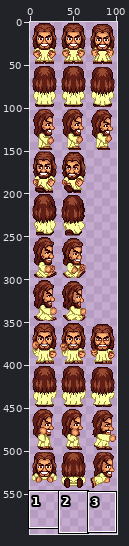
Two states of a sprite sheet, res/Jesus.png. The picture above shows the old version from afar; the outline marks the close-up.
Close-up. Before the edit:
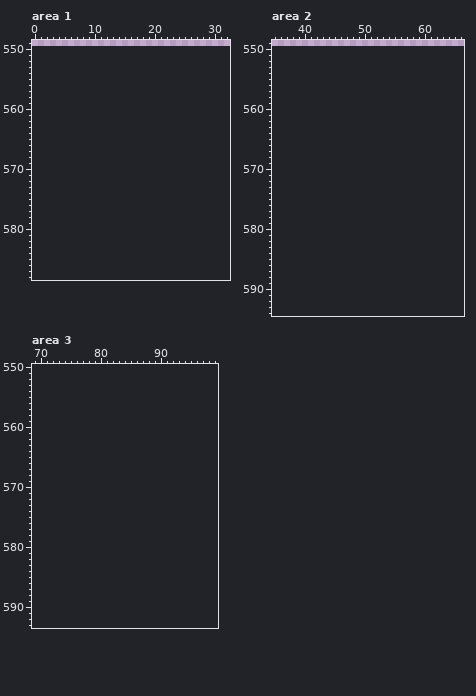
The file is 102x550 pixels. Shown: area 1: x 0..32, y 549..588; area 2: x 35..66, y 549..594; area 3: x 69..99, y 550..593. The old version is drawn lined up with the new one, on the new canvas. The wide view leaves out empty margins. The commit also changed other parts of the picture, which this record leaves out.
New version:
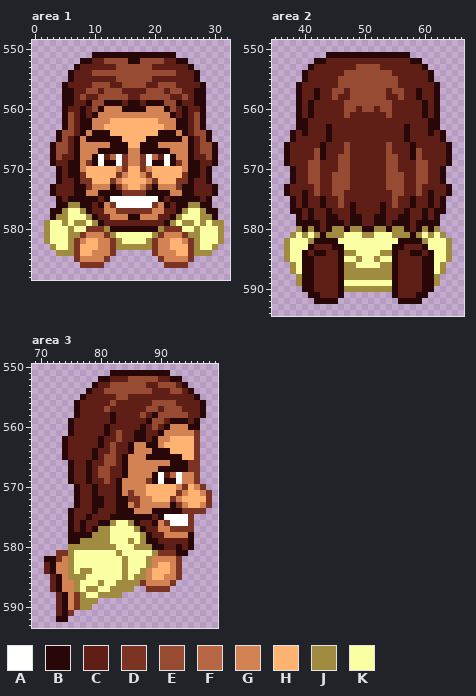
Palette (. is transparent): A #fffffe  B #270707  C #5f1f17  D #7b3323  E #974b33  F #b76743  G #d38353  H #ffb373  J #a08b40  K #faffa3
The edit:
canvas 102x550 -> 102x600
Changed rows in their new state; - is an unchanged pixel.
Area 1:
first column x 2:
551 --------BBBBBBBBBBBBBB--------
552 ------BBCCEEEEBBEEEECCBB------
553 -----BCCCCCCEEEEEECCCCCCB-----
554 ----BCCCEEEEEEEEEEEEEECCCB----
555 ----BCCCCCCCEEEEEECCCCCCCB----
556 ---BCCCCEEECCEEEECCEEECCCCB---
557 ---BBCCEECEEECCCCEEECEECCBB---
558 ---BBCECCEEEEECCEEEEECCECBB---
559 ---BBCCBEEBBBCBBCBBBEEBCCBB---
560 ---BCCBCEBGGGBBBBGGGBECBCCB---
561 ---BECBCBGGGGGGGGGGGGBCBCEB---
562 ---BECBBGGGHHHHHHHHGGGBBCEB---
563 ---BECBBGGHHHHHHHHHHGGBBCEB---
564 --BEECBGBBBHHHHHHHHBBBGBCEEB--
565 --BECBGBBBBBBHHHHBBBBBBGBCEB--
566 -BEECBGGGGGBBBHHBBBGGGGGBCEEB-
567 -BEECBGGGBBBBBGGBBBBBGGGBCEEB-
568 -BECCBGGBACFADGGDAFCABGGBCCEB-
569 -BCCBBGDBABBADGGDABBABDGBBCCB-
570 --BCBBGHHHHHGDHHDGHHHHHGBBCB--
571 --BCBBDHHHHHDGHHGDHHHHHDBBCB--
572 --BCCBDDHHHDGHHHHGDHHHDDBCCB--
573 -BCCCBBDGGGBDGHHGDBGGGDBBCCCB-
574 -BCCCBBGGBBBBDDDDBBBBGGBBCCCB-
575 --BCBBBBBCBAAAAAAAABCBBBBBCB--
576 --BBJJBBCBGDAAAAAADGBCBBJJBB--
577 -BBJKKJBCCGGDDDDDDGGCCBJKKJBB-
578 -BJJKKKJBCCGGGBBGGGCCBJKKKJJB-
579 JKKJKJJKJBCCCCCCCCCCBJKJJKJKJJ
580 JKKKJKKDDDJBBBBBBBBJDDDKKJKKKJ
581 JKKKJJDGGGDJKKKKKKJDGGGDJJKKKJ
582 JKKKJDGHHGGDJKKKKJDGGHHGDJKKKJ
583 -JKKJDHHHGGDJJJJJJDGGHHHDJKKJ-
584 --JJJDHHGGGD------DGGGHHDJJJ--
585 -----DGGGGD--------DGGGGD-----
586 ------DDDD----------DDDD------
Area 2:
first column x 37:
551 -------BBBBBBBBBBBBBB-------
552 -----BBCCCCCCCCCCCCCCBB-----
553 ----BCCCCCCCEEEECCCCCCCB----
554 ---BCCCCCCEEEEEEEECCCCCCB---
555 ---BCCCCCEEEEEEEEEECCCCCB---
556 --BCCCCCCEEEEEEEEEECCCCCCB--
557 --BCCBCCEECEEEEEECEECCBCCB--
558 --BCCBCCECCEEEEEECCECCBCCB--
559 --BCBCCCCCEEEEEEEECCCCCBCB--
560 --BCBCCCCCEECEECEECCCCCBCB--
561 --BCBCCCCCECCCCCCECCCCCBCB--
562 --BBCCCCCCCCCCCCCCCCCCCCBB--
563 --BBCCCBCCCCCCCCCCCCBCCCBB--
564 -BCBCCCBCCCCCCCCCCCCBCCCBCB-
565 -BCCCCCBCCCCCCCCCCCCBCCCCCB-
566 BCCCCCBCCCECCCCCCECCCBCCCCCB
567 BCCCCEBCCCECCCCCCECCCBECCCCB
568 BCCCCEBCCEECCCCCCEECCBECCCCB
569 BCCCEECCCEECCCCCCEECCCEECCCB
570 -BCCEECCCEECCCCCCEECCCEECCB-
571 -BCCEECCEEECCCCCCEEECCEECCB-
572 -BCCEECCEEECCCCCCEEECCEECCB-
573 BCCCCECCEEECCCCCCEEECCECCCCB
574 BCCBCECCEECCCCCCCCEECCECBCCB
575 -BCBCCBCCECCCCCCCCECCBCCBCB-
576 -BCBCCBCCECBCCCCBCECCBCCBCB-
577 -BBCBCCBCCCBCCCCBCCCBCCBCBB-
578 --BCBCCBBCCBBCCBBCCBBCCBCB--
579 --BBBBCBBBCBBCCBBCBBBCBBBB--
580 --JBJBCBJJBJJBBJJBJJBCBJBJ--
581 -JKJKJBJJJKKKJJKKKJJJBJKJKJ-
582 JKKKJBBBBKKKKKKKKKKBBBBJKKKJ
583 JKKKBCCCBBKKKKKKKKBBCCCBKKKJ
584 JKKBCBBCCBJJKKKKJJBCCBBCBKKJ
585 JKKBBCCCCBKKJKKJKKBCCCCBBKKJ
586 -JKBBCCCCBJJKKKKJJBCCCCBBKJ-
587 -JKBBCCCCBJJJJJJJJBCCCCBBKJ-
588 --JBBCCCCBJJJJJJJJBCCCCBBJ--
589 --JBBCCCCBKKKKKKKKBCCCCBBJ--
590 ---BBCCCCBJJJJJJJJBCCCCBB---
591 ----BBCCCB--------BCCCBB----
592 -----BBBB----------BBBB-----
Area 3:
first column x 71:
551 -----------BBBBBBBBBB-------
552 ---------BBCCCEEEEECCBB-----
553 --------BCCEEEEEECCEEECB----
554 -------BCCEEEEEEEECCCEECB---
555 ------BCCCCCEECCCCCCCCCCCB--
556 -----BCCCCCECCCCCCEEEECCCCB-
557 -----BCCCCECCCCCCEECEEECCCB-
558 -----BCCCCCBCCCCECBEEEEECCB-
559 ----BCCCCCCBCCCCCBEECBBBCB--
560 ----BCCCCCBCCCCCBCECBGGGBB--
561 ----BCCCCCBCECCBBCCBGGGGGD--
562 ---BCCCCCBCCECCBBCBGGHHHHD--
563 ---BCCCCCBCECCBGGBBGHHHHHD--
564 ---BCCCCBCCECCBGGGBBBHHHHD--
565 ---BCCCCBCEECBGGGBBBBBBHHD--
566 ----BCCBCCEECBGGGGGGGBBBDD--
567 ----BCCBCEECCBGGGGGBBBBBDD--
568 ----BCCBCEECCBGGGGBACFAGGD--
569 ----BCCBCCECBGGGGDBABBAGGD--
570 -----BCCBCCCBGGGGHHHHHGDHGD-
571 -----BCCBCCCBGDGGHHHHHDGHHGD
572 -----BCCBBCCBBDDGGHHHDGHHHHD
573 -----BCCBBCCBBGDGGGGGBDGHHGD
574 ----BCCCBCCCBBBGGGBBBBBDDDD-
575 ----BCCBCCCBBBBBBBCBAAAAD---
576 ----BCBCCBBJKKJBCCBGDAAAD---
577 ----BCBCBJJKKKKJBCCGGDDDD---
578 ----BBBBJJJKKKKKJBCCGGGGB---
579 ----BBJJJJJKKKJKJBBCCCCCB---
580 ----JJJJJJJJKKKJJJBBCCBCB---
581 --DDJKKKKKKKJKKKKKJDDDBB----
582 BBDGJKKKKKKKKJKKKJGGGGD-----
583 CBGGJKKKKKKKKJKKKJGHHGD-----
584 CBGGJKJJKKKKKJKKJGHHHGD-----
585 -CBGJJJKKKKKKJKJJGHHGGD-----
586 -CBGGJKKKJKKJJJJDGGGGD------
587 -CBGGJKJJKKJJJJ--DDDD-------
588 --CBGDJKKJJJJ---------------
589 --CBGDJJJ-------------------
590 --CBGDJJ--------------------
591 --CBD-----------------------
592 --BB------------------------
Boxes around the changes in both close-ups, in picture pixels (x1, y1, x2, y2):
added: (44, 52, 224, 268)
added: (284, 52, 452, 304)
added: (44, 370, 212, 622)
